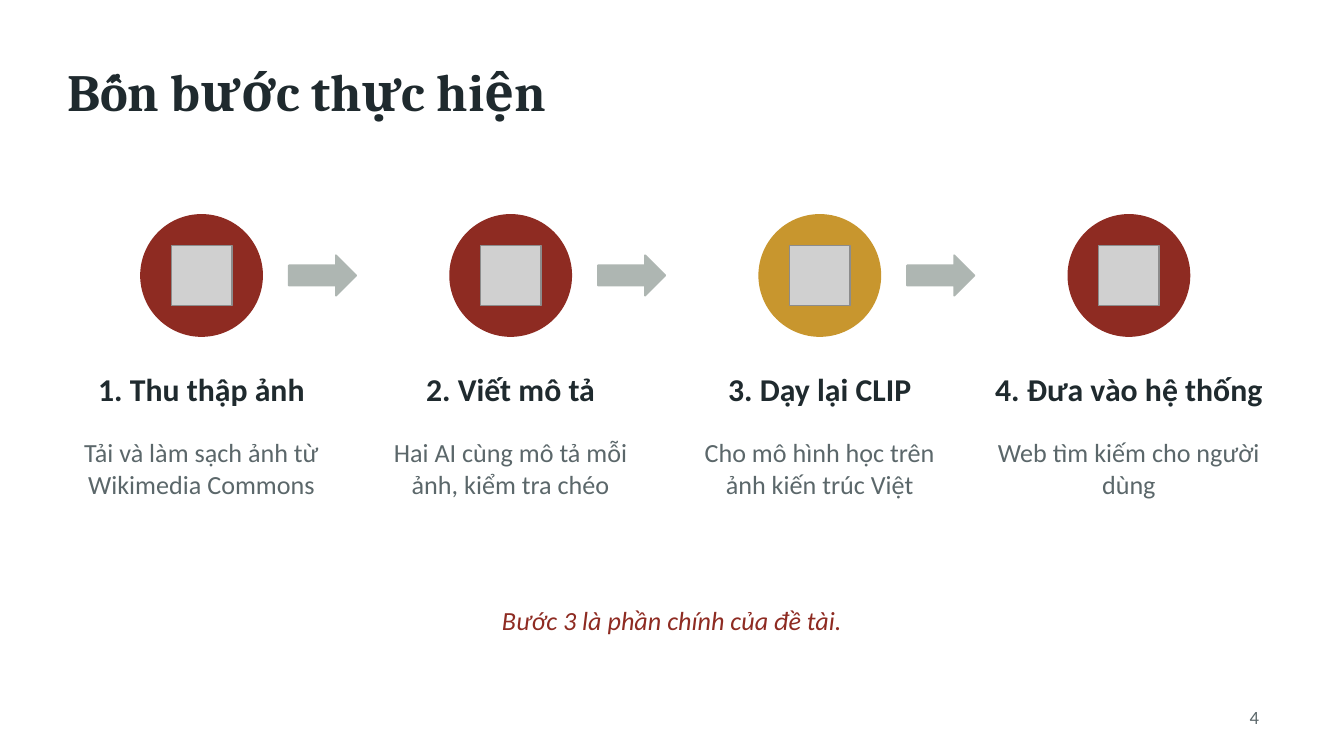
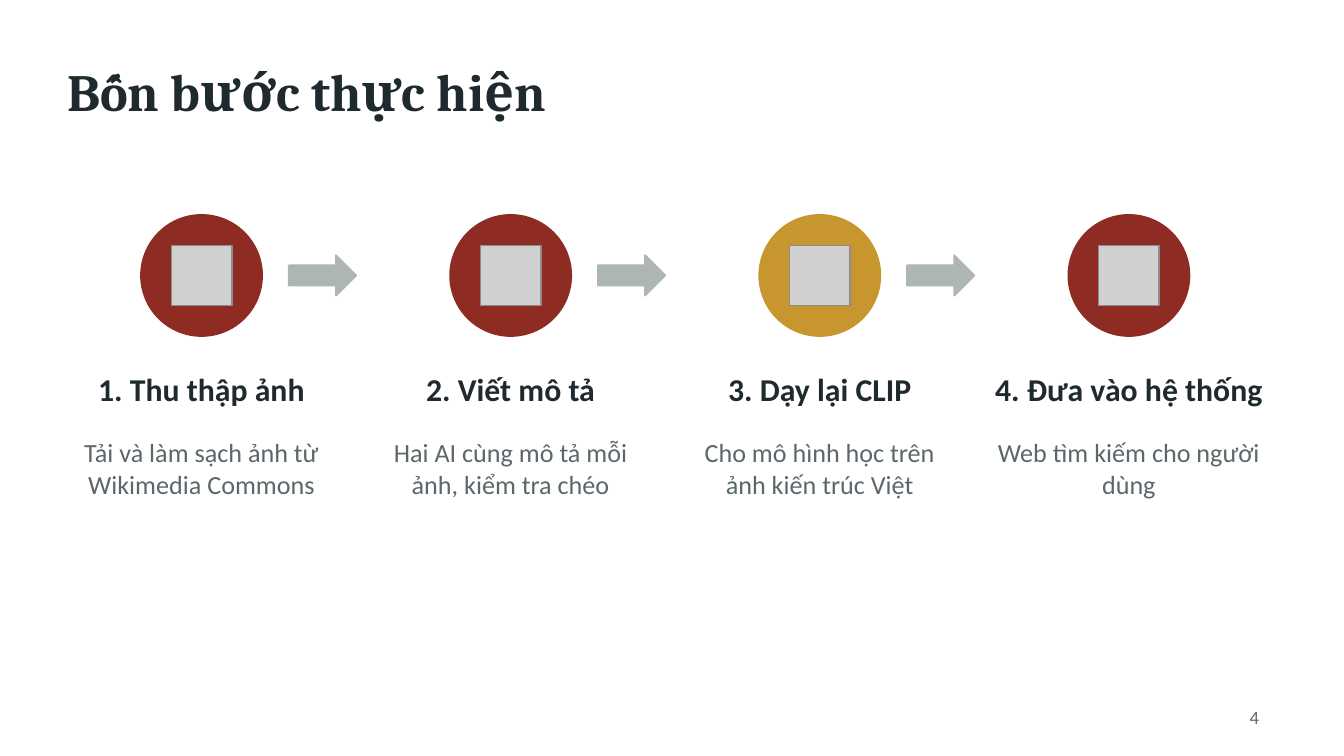
Before and after one commit to DuyLuanVo/KIS-AAI-DM-Master, a slide deck: slide 4 of reports/ThuyetTrinh_KIS_CLIP.pptx. Drawn at 1344x756 pixels with LibreOffice and Linux fonts; fonts in the diff are those of the drawing; grey boxes stand for pictures. Boxes give left, top, right and bottom in pixels: in the first picture for what was removed or moved away, otherwise in the second. Text is boxed around its words. In the diff, an @@ line names an element or a change of style, - is before the commit and + after.

```diff
--- a/reports/ThuyetTrinh_KIS_CLIP.pptx
+++ b/reports/ThuyetTrinh_KIS_CLIP.pptx
@@ text removed at [502, 610, 842, 635] @@
-Bước 3 là phần chính của đề tài.
```
Also in this commit, not shown: 7 other slides changed, 1 slide added, 2 slides removed, 16 other files.
